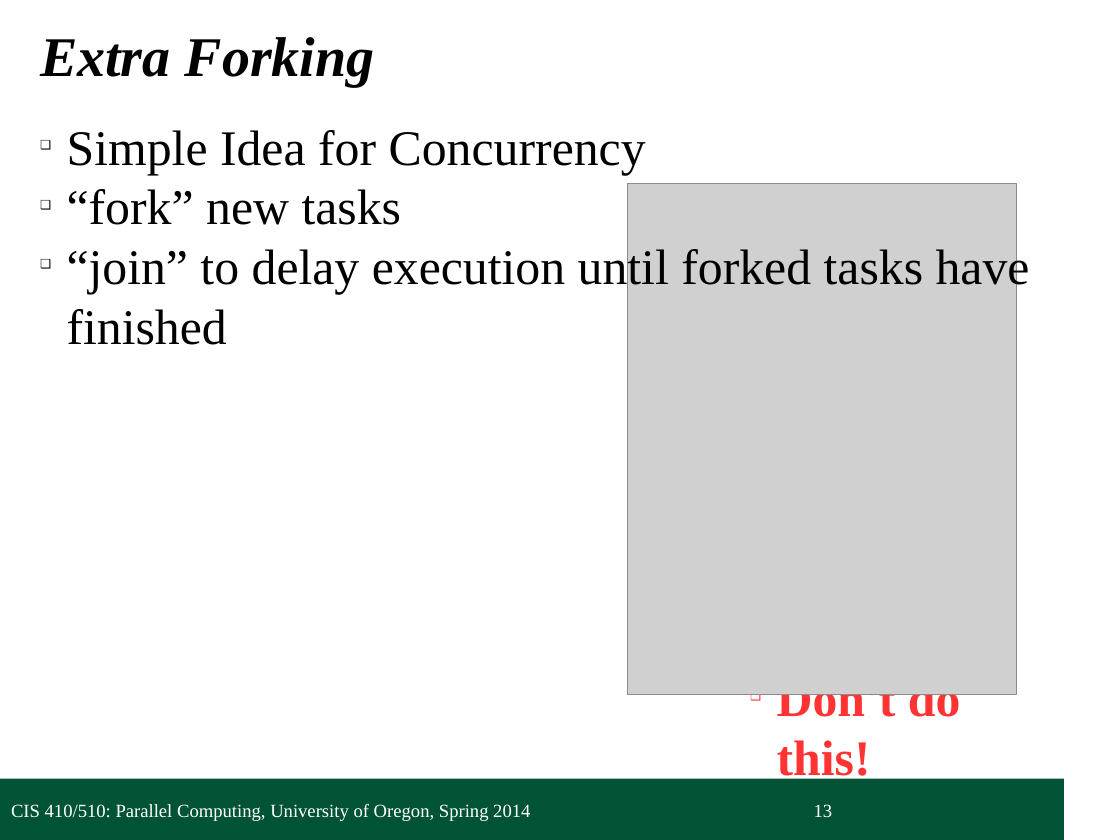
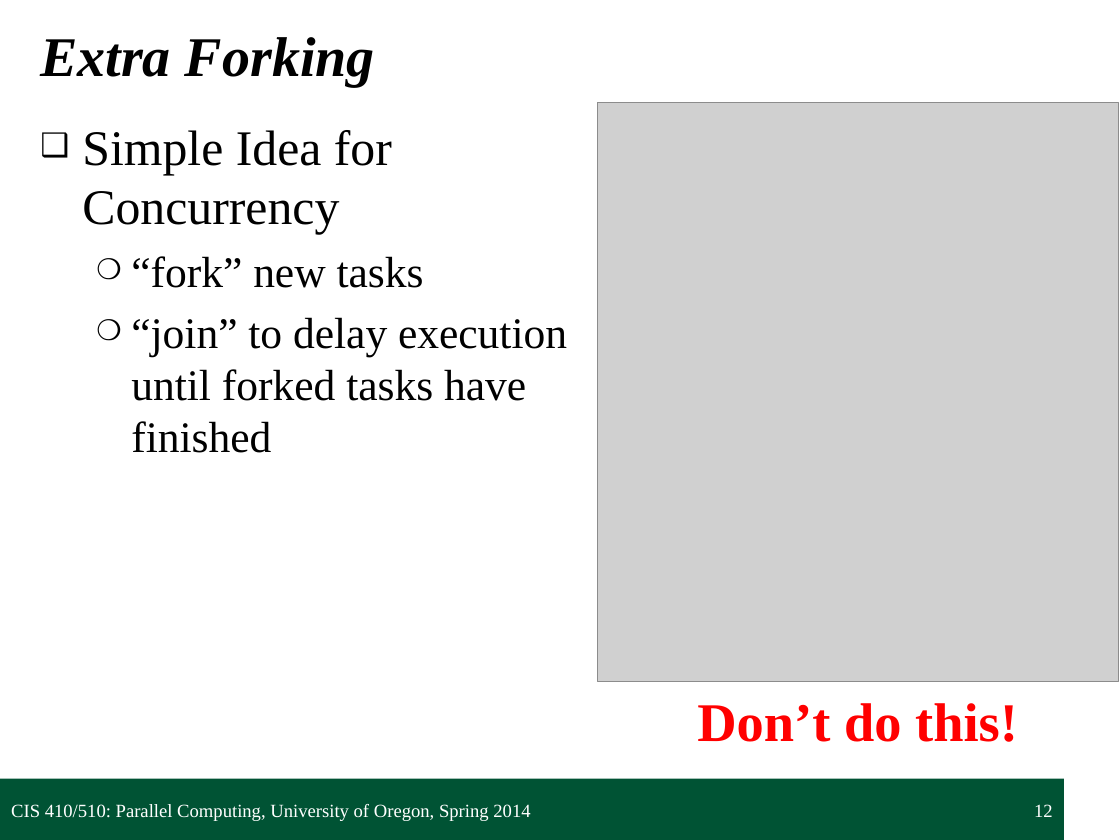
Before and after one commit to UOregonParallel/CourseMaterials, a slide deck: slide 12 of lecture_content/classSlides/5_forkjoinPattern/forkjoinPattern.pptx (slide 13 before the commit). Drawn at 1120x840 pixels with LibreOffice and Linux fonts; fonts in the diff are those of the drawing; grey boxes stand for pictures; background and template pictures are left out. Boxes give left, top, right and bottom in pixels: in the first picture for what was removed or moved away, otherwise in the second. Text is boxed around its words. In the diff, an @@ line names an element or a change of style, - is before the commit and + after.

Commit message:
Edited forkjoinPattern.pptx with correct formatting.

```diff
--- a/lecture_content/classSlides/5_forkjoinPattern/forkjoinPattern.pptx
+++ b/lecture_content/classSlides/5_forkjoinPattern/forkjoinPattern.pptx
@@ text "Simple Idea for Concurrency" at box(82, 130, 567, 453): size 32 to 28 pt in "“fork” new tasks", "“join” to delay execution until forked tasks ..."; indent changed; more space between paragraphs; bullet ❑ to ❍; list level 1 to 2 in "“fork” new tasks"; list level 1 to 2 in "“join” to delay execution until ..." @@
@@ picture: place and size @@
-picture at box(627, 184, 1017, 694)
+picture at box(597, 103, 1118, 682)
@@ text at box(697, 703, 1018, 742): text changed; size 32 to 35 pt; text colour #FF3333 to #FF0000 @@
-❑ Don't do this!
+Don’t do this!
@@ page number at box(1034, 804, 1053, 817): text changed @@
-13
+12
```
Also in this commit, not shown: 12 other slides changed, 1 slide removed, 5 other files.
